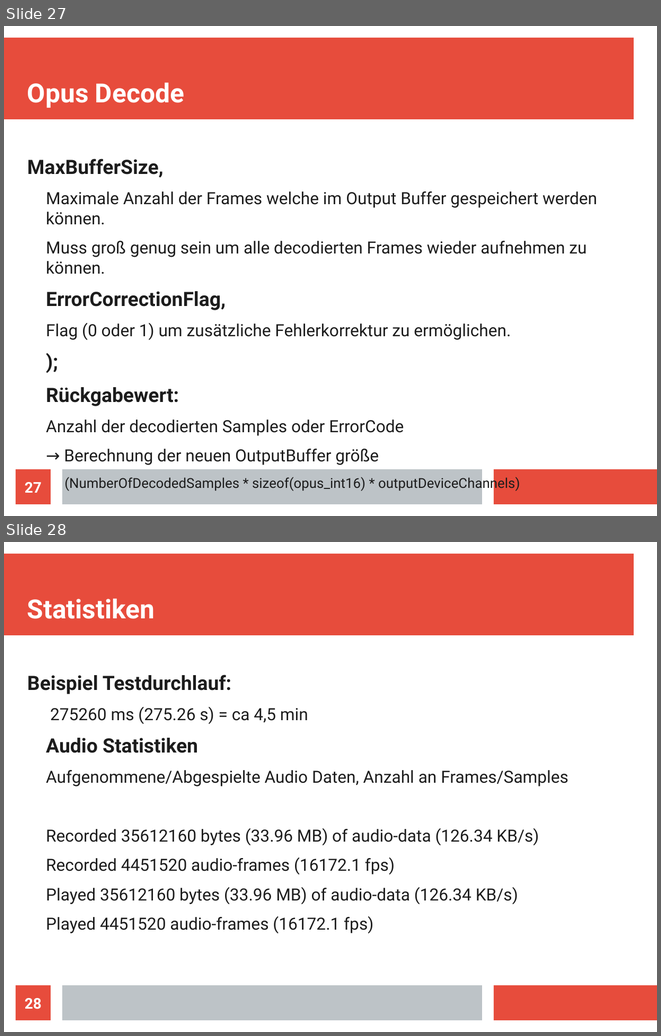
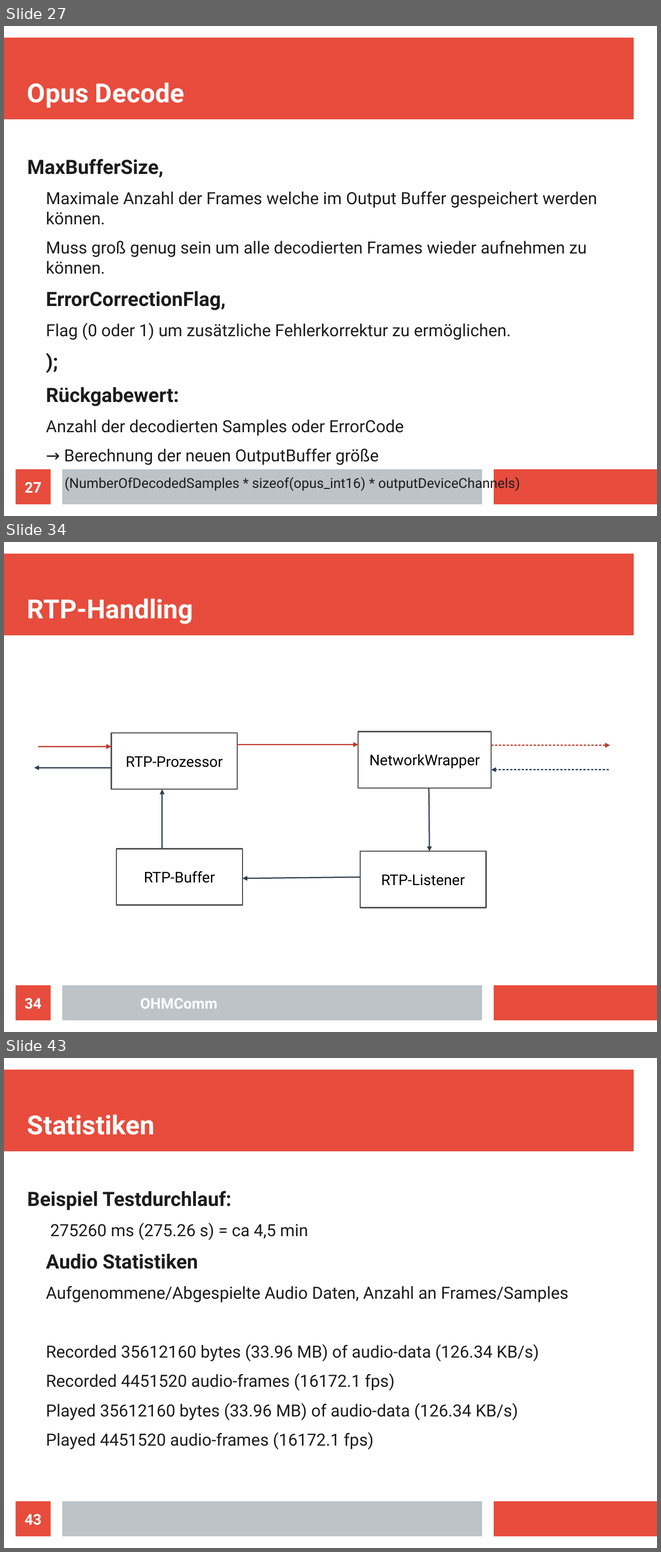
Before and after one commit to doe300/OHMComm, a slide deck: documents/OHMCommPres.odp. Shown one above the other, each under a label of ours: slides 27 and 28 before the commit, slides 27, 34 and 43 after it; the slides between them are not shown. The pictures are 661x1036 and 661x1552 pixels, drawn with LibreOffice and Linux fonts; fonts in the diff are those of the drawing. Boxes give left, top, right and bottom in pixels: in the first picture for what was removed or moved away, otherwise in the second. Text is boxed around its words. In the diff, an @@ line names an element or a change of style, - is before the commit and + after.

```diff
--- a/documents/OHMCommPres.odp
+++ b/documents/OHMCommPres.odp
@@ slide 34 added at (x1=4, y1=542, x2=657, y2=1032), background #FFFFFF; not listed: 3 template elements that a slide beside it also shows @@
@@ title added at (x1=27, y1=598, x2=193, y2=624), 32 pt, text #FFFFFF, bold @@
+RTP-Handling
@@ rectangle added at (x1=359, y1=732, x2=492, y2=788), fill #FFFFFF, outline #555555 1.45 pt, 18 pt, text #000000 @@
+NetworkWrapper
@@ arrow added from (38, 747) to (111, 747), #C0392B 1.45 pt @@
@@ rectangle added at (x1=111, y1=733, x2=237, y2=789), fill #FFFFFF, outline #555555 1.45 pt, 18 pt, text #000000 @@
+RTP-Prozessor
@@ arrow added from (237, 744) to (359, 744), #C0392B 1.45 pt @@
@@ arrow added from (492, 745) to (610, 745), #C0392B 1.45 pt @@
@@ arrow added from (111, 768) to (34, 768), #2C3E50 1.45 pt @@
@@ arrow added from (609, 769) to (492, 769), #2C3E50 1.45 pt @@
@@ arrow added from (162, 849) to (162, 789), #2C3E50 1.45 pt @@
@@ arrow added from (429, 788) to (430, 852), #2C3E50 1.45 pt @@
@@ rectangle added at (x1=116, y1=849, x2=243, y2=905), fill #FFFFFF, outline #555555 1.45 pt, 18 pt, text #000000 @@
+RTP-Buffer
@@ rectangle added at (x1=360, y1=852, x2=486, y2=908), fill #FFFFFF, outline #555555 1.45 pt, 18 pt, text #000000 @@
+RTP-Listener
@@ arrow added from (360, 877) to (243, 878), #2C3E50 1.45 pt @@
@@ page number added at (x1=16, y1=985, x2=51, y2=1020), fill #E74C3C, 18 pt, text #FFFFFF, bold @@
+34
@@ text added at (x1=140, y1=998, x2=218, y2=1008), 18 pt, text #FFFFFF, bold @@
+OHMComm
@@ what was slide 28 is now slide 43 @@
@@ page number at (x1=25, y1=1514, x2=42, y2=1525): text changed @@
-28
+43
```
Also in this commit, not shown: 14 other slides added.
